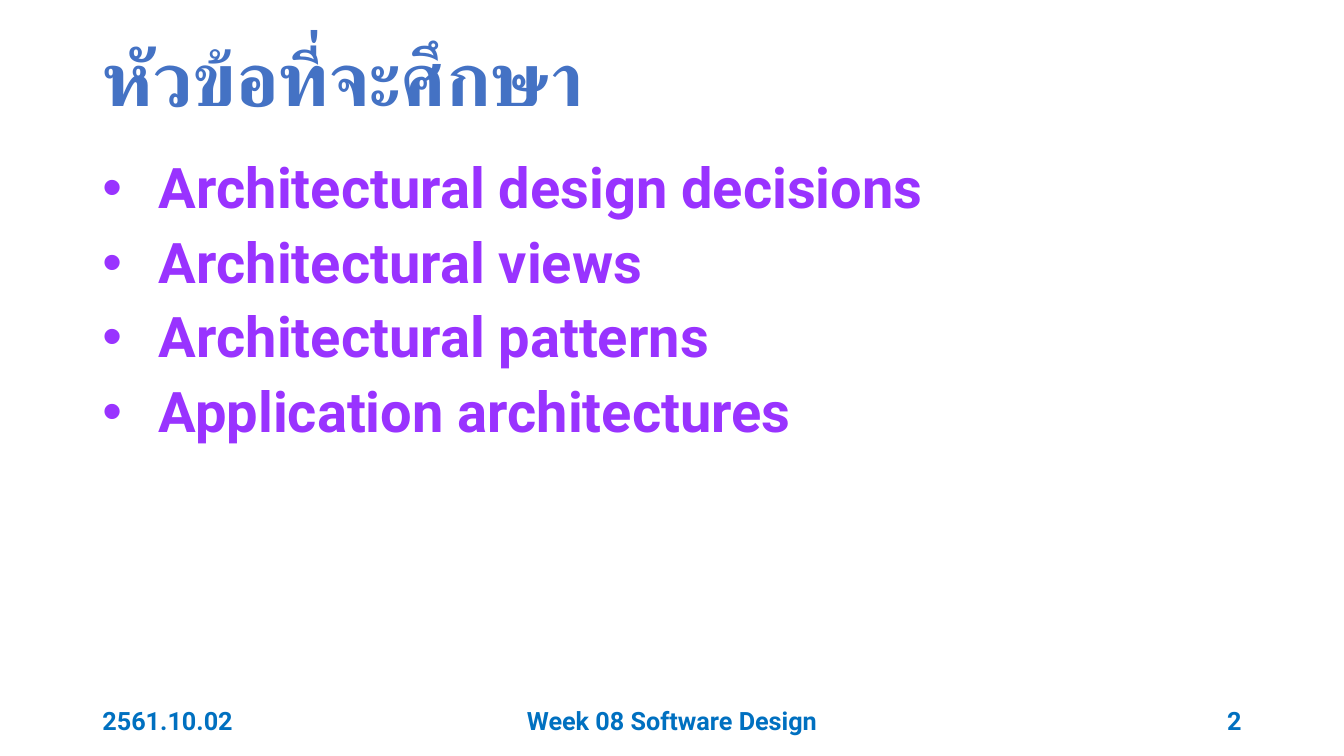
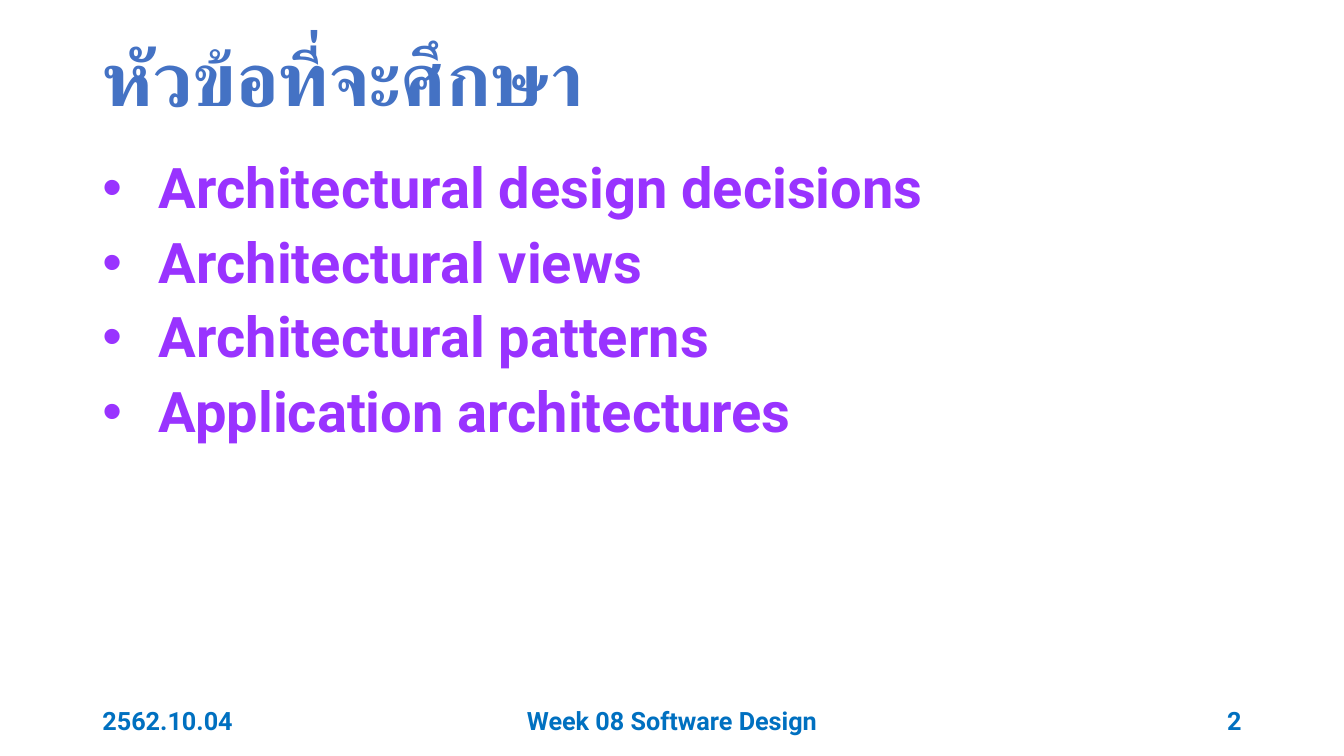
Before and after one commit to 03376806-software-engineering/Week-08-Software-Design, a slide deck: slide 2 of Slides/Week 08 Software Design.pptx. Drawn at 1344x756 pixels with LibreOffice and Linux fonts; fonts in the diff are those of the drawing. Boxes give left, top, right and bottom in pixels: in the first picture for what was removed or moved away, otherwise in the second. Text is boxed around its words. In the diff, an @@ line names an element or a change of style, - is before the commit and + after.

```diff
--- a/Slides/Week 08 Software Design.pptx
+++ b/Slides/Week 08 Software Design.pptx
@@ text at (x1=102, y1=712, x2=232, y2=731): text changed @@
-2561.10.02
+2562.10.04
```
Also in this commit, not shown: 58 other slides changed.
